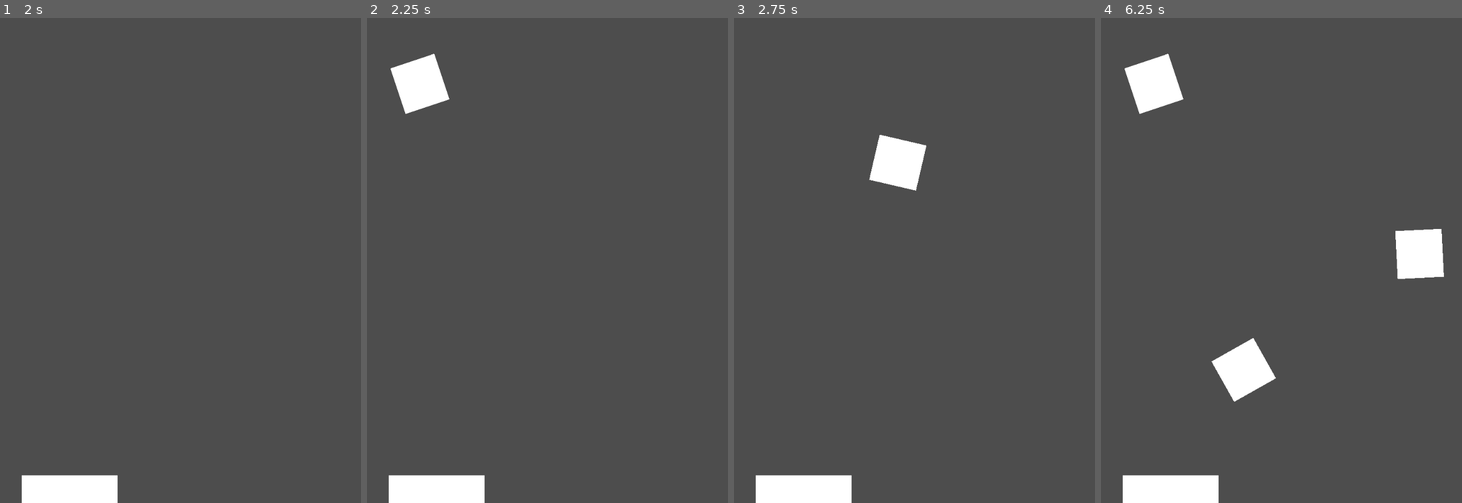
Above: before the commit, frames 1-4 (left to right).
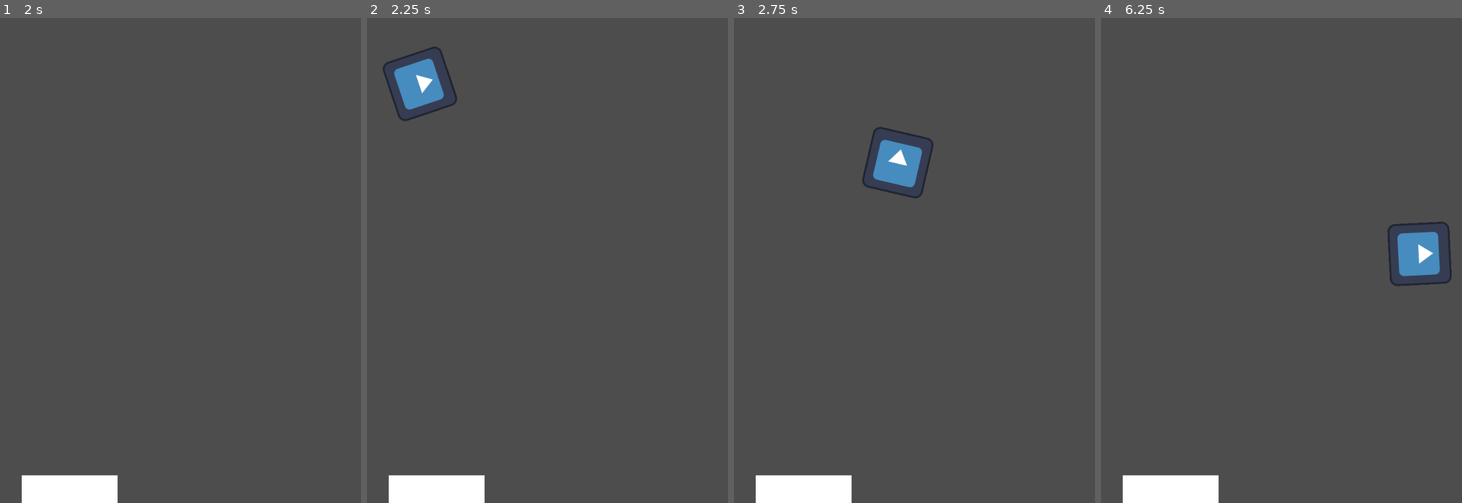
Above: after the commit, the same moments.

Repository: john9francis/sushi-attack
Game: Godot game, scene res://scripts/main.tscn
Same seed, same stepped clock (60 frames per second), same inputs: the game is played once before the commit and once after it. The engine's default icon, where the game draws it, is replaced by a stand-in: a white triangle on a blue panel in a dark square.
Inputs:
- Up to frame 1 (2 s): tap Enter at 0.5 s; tap Space at 1.25 s
- Up to frame 2 (2.25 s): tap Enter at 2 s
- Up to frame 3 (2.75 s): no input
- Up to frame 4 (6.25 s): no input

Frame 1 is identical in both runs. In frame 2, 1.5% of the frame differs, in the area x 4-25%, y 5-22%; in frame 3, 1.5%; in frame 4, 4.1%, in the area x 6-98%, y 7-80%.

Commit message:
for now, only spawns one enemy, still struggling to get the enemy deleted at the end of their path

Diff:
--- a/scripts/enemy.tscn
+++ b/scripts/enemy.tscn
@@ -1,8 +1,7 @@
 [gd_scene load_steps=4 format=3 uid="uid://dbbij5u3up0gx"]
 
 [ext_resource type="Script" path="res://scripts/enemy.gd" id="1_x5ahs"]
-
-[sub_resource type="CanvasTexture" id="CanvasTexture_u650l"]
+[ext_resource type="Texture2D" uid="uid://cnrutnsh2ewnh" path="res://icon.svg" id="2_wy6gg"]
 
 [sub_resource type="CircleShape2D" id="CircleShape2D_tg4ib"]
 radius = 60.0333
@@ -11,8 +10,7 @@
 script = ExtResource("1_x5ahs")
 
 [node name="Sprite2D" type="Sprite2D" parent="."]
-scale = Vector2(-99, 95.5)
-texture = SubResource("CanvasTexture_u650l")
+texture = ExtResource("2_wy6gg")
 
 [node name="Area2D" type="Area2D" parent="."]
 
--- a/scripts/level.gd
+++ b/scripts/level.gd
@@ -1,11 +1,11 @@
 extends Node2D
 
 @export var enemyScene: PackedScene
+var singleEnemy = true # For debugging, only spawning one enemy
 
 # Called when the node enters the scene tree for the first time.
 func _ready():
 	$EnemySpawnTimer.start()
-	$EnemyDestination.show()
 	pass # Replace with function body.
 
 
@@ -15,8 +15,10 @@
 
 
 func _on_enemy_spawn_timer_timeout():
-	var enemy = enemyScene.instantiate()
-	$EnemyPath.add_child(enemy)
+	if (singleEnemy):
+		var enemy = enemyScene.instantiate()
+		$EnemyPath.add_child(enemy)
+		singleEnemy = false
 
 
 func _on_enemy_destination_body_entered(body):
